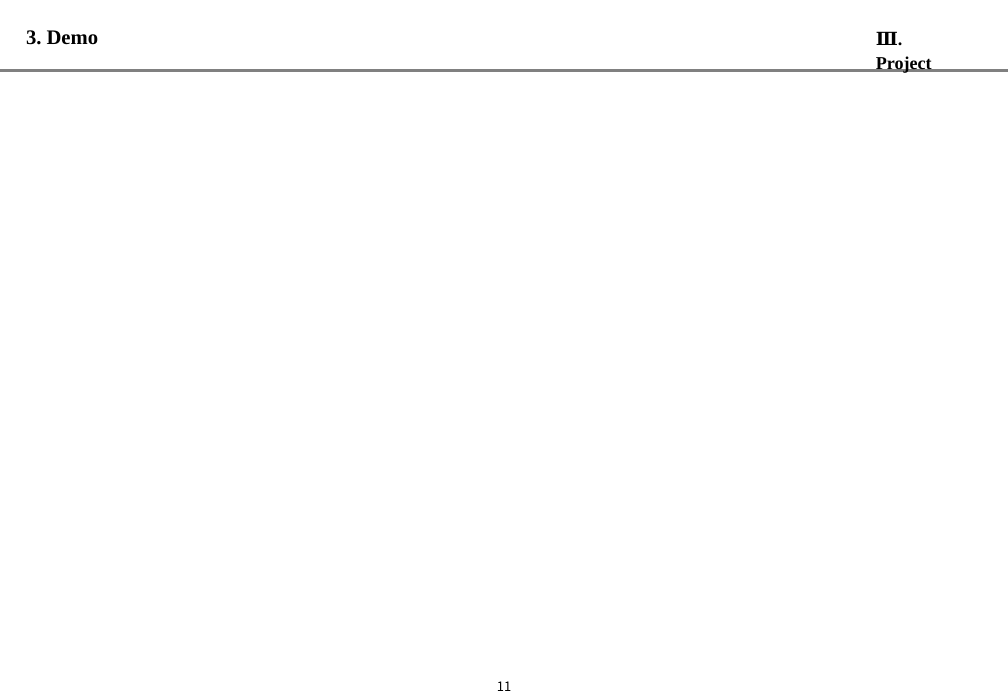
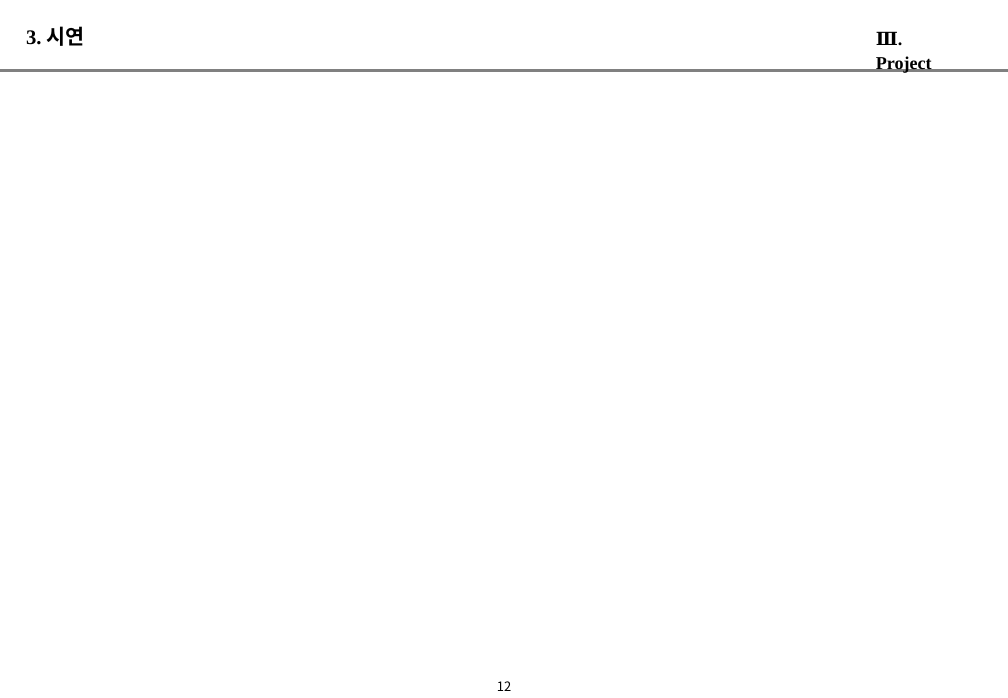
Before and after one commit to alladd/tcl2017, a slide deck: slide 13 of 51_발표PT자료/02_PT.pptx (slide 12 before the commit). Drawn at 1008x698 pixels with LibreOffice and Linux fonts; fonts in the diff are those of the drawing; background and template pictures are left out. Boxes give left, top, right and bottom in pixels: in the first picture for what was removed or moved away, otherwise in the second. Text is boxed around its words. In the diff, an @@ line names an element or a change of style, - is before the commit and + after.

```diff
--- a/51_발표PT자료/02_PT.pptx
+++ b/51_발표PT자료/02_PT.pptx
@@ text at [26,26,85,46]: text changed @@
-3. Demo
+3. 시연
@@ page number at [497,681,511,691]: text changed @@
-11
+12
```
Also in this commit, not shown: 11 other slides changed, 5 slides added, 17 other files.
